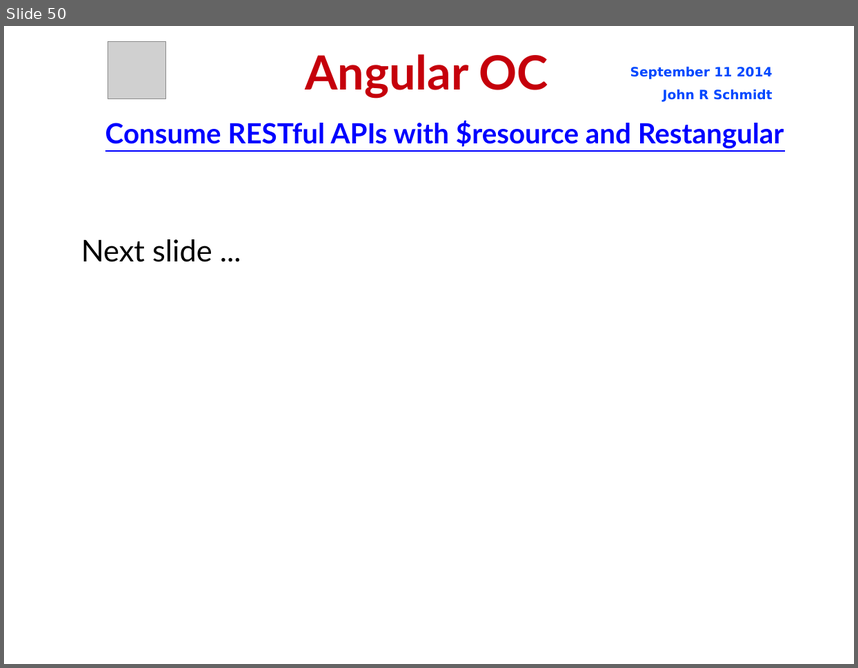
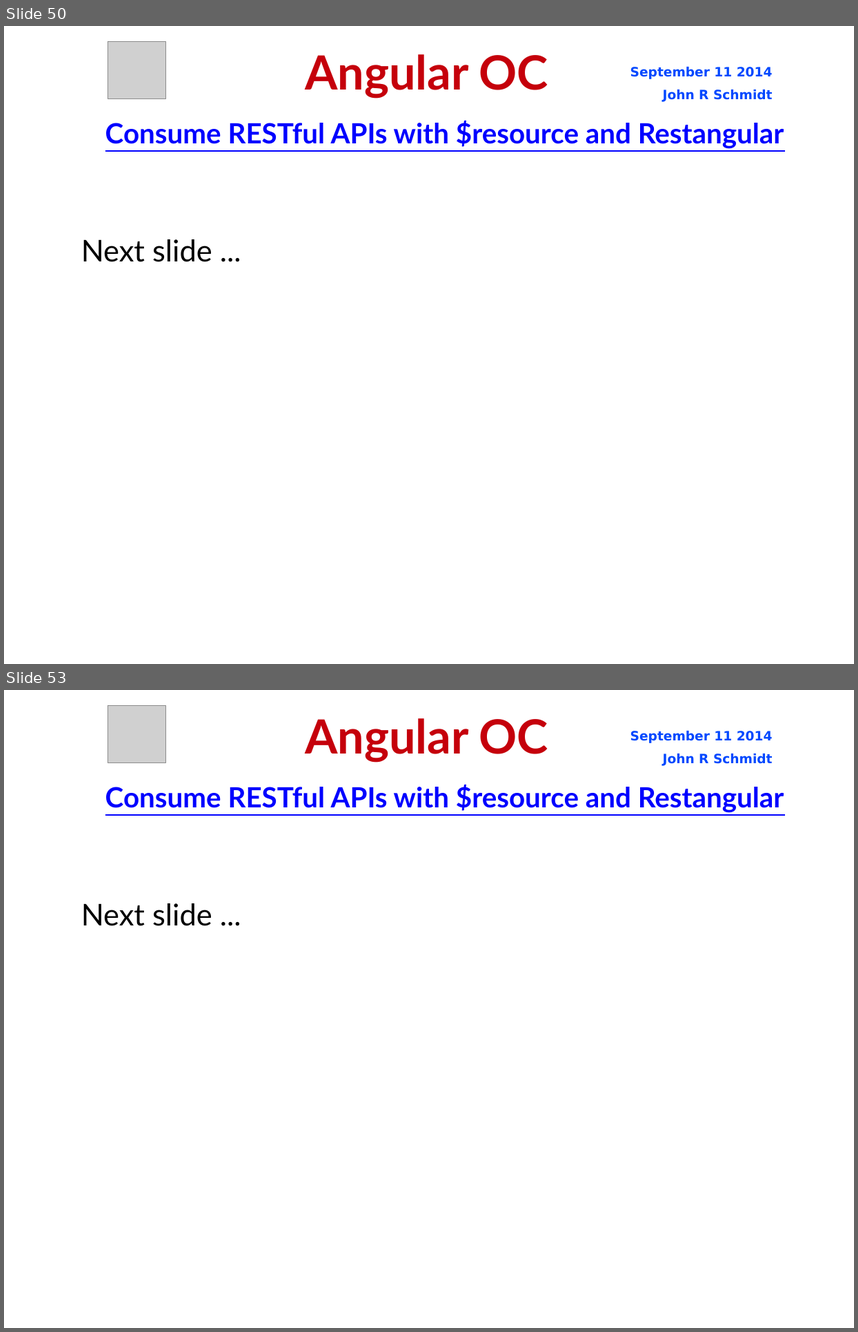
Before and after one commit to jrschmidt/fifa-angular-rest-demo, a slide deck: fifa.odp. Shown one above the other, each under a label of ours: slide 50 before the commit, slides 50 and 53 after it; the slides between them are not shown. The pictures are 858x668 and 858x1332 pixels, drawn with LibreOffice and Linux fonts; fonts in the diff are those of the drawing; grey boxes stand for pictures; background and template pictures are left out. Boxes give left, top, right and bottom in pixels: in the first picture for what was removed or moved away, otherwise in the second. Text is boxed around its words. In the diff, an @@ line names an element or a change of style, - is before the commit and + after.

```diff
--- a/fifa.odp
+++ b/fifa.odp
@@ slide 53 added at [4, 690, 854, 1328], background picture (left out) @@
@@ picture added at [108, 705, 166, 762] @@
@@ title added at [305, 718, 548, 762], 44 pt, text #C5000B, bold @@
+Angular OC
@@ text added at [631, 731, 773, 766], 12 pt, text #0047FF, bold @@
+September 11 2014
+John R Schmidt
@@ text added at [105, 784, 784, 812], 26 pt, text #0000FF, bold, underline @@
+Consume RESTful APIs with $resource and Restangular
@@ subtitle added at [81, 903, 212, 926], 28 pt, text #000000 @@
+Next slide ...
```
Also in this commit, not shown: 5 slides changed, 3 other slides added, 6 other files.
